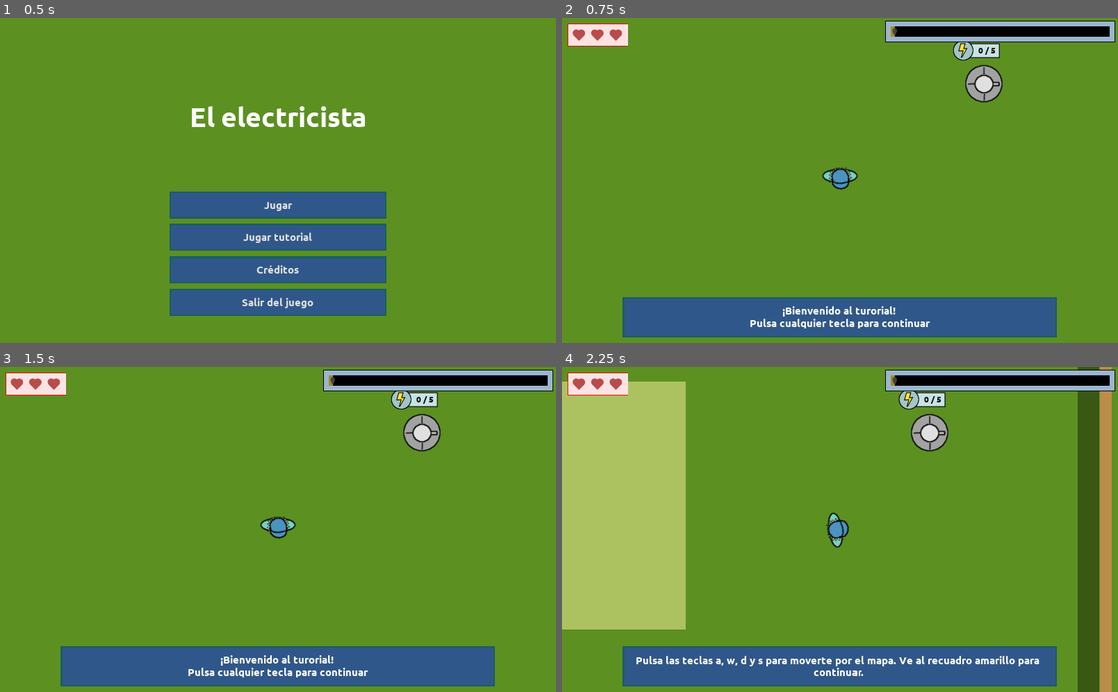
Above: before the commit, frames 1-4 (two rows, left to right).
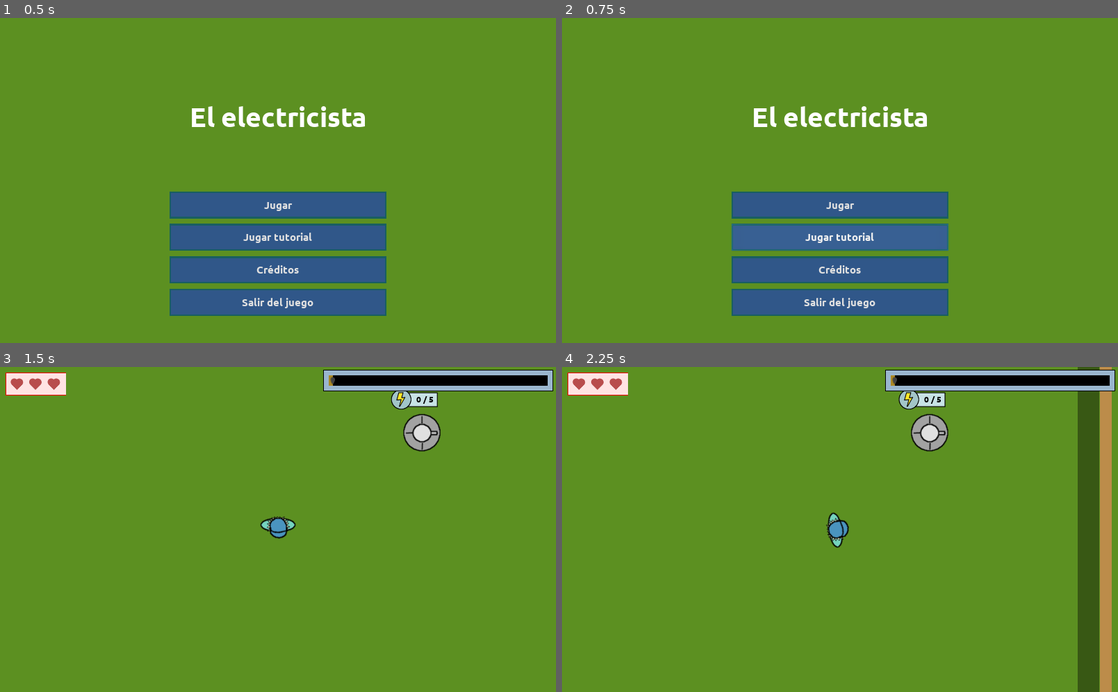
Above: after the commit, the same moments.

Repository: moisesjbc/spain-game-dev-jam-3
Game: Godot game, scene res://menus/main_menu/main_menu.tscn
Two runs of this game, one before a commit and one after it. Both use one fixed random seed, a clock stepped at 60 frames per second and the inputs below. The engine's default icon, where the game draws it, is replaced by a stand-in: a white triangle on a blue panel in a dark square.
Inputs (mouse positions are in pixels of both pictures, inside the frame that each line leads up to):
- Up to frame 1 (0.5 s): no input
- Up to frame 2 (0.75 s): click "Jugar tutorial" at 0.5 s
- Up to frame 3 (1.5 s): click (278, 552) at 1.25 s, where only the run after the commit has a clickable "Jugar"
- Up to frame 4 (2.25 s): tap Enter at 2, 2.1 s; move the mouse to (962, 513) at 2.02 s; hold Right (ui_right) from 2.03 s (still down)

Frame 1 is identical in both runs. In frame 2, 25% of the frame differs, in the area x 1-100%, y 0-99%; in frame 3, 9.7%; in frame 4, 26%, in the area x 0-89%, y 4-99%.

Commit message:
Añade paso de desconexión al tutorial

Diff:
--- a/godot-project/gameplay/connections/connections.gd
+++ b/godot-project/gameplay/connections/connections.gd
@@ -5,6 +5,7 @@
 var _consumers = []
 var player = null
 signal connection_added
+signal connection_removed
 
 
 func add_connection(building_0, building_1):
@@ -81,6 +82,8 @@
 	_remove_node_if_not_connected_to_anything(connection[1])
 
 	_compute_energy()
+
+	emit_signal('connection_removed')
 
 
 func _remove_node_if_not_connected_to_anything(node):
--- a/godot-project/gameplay/tutorial/tutorial.tscn
+++ b/godot-project/gameplay/tutorial/tutorial.tscn
@@ -20,6 +20,7 @@
 [ext_resource path="res://gameplay/tutorial/states/music.gd" type="Script" id=18]
 [ext_resource path="res://gameplay/tutorial/states/playing_music.gd" type="Script" id=19]
 [ext_resource path="res://gameplay/tutorial/end.gd" type="Script" id=20]
+[ext_resource path="res://gameplay/tutorial/states/disconnect.gd" type="Script" id=21]
 
 [sub_resource type="StyleBoxFlat" id=1]
 bg_color = Color( 0.188235, 0.341176, 0.537255, 1 )
@@ -139,6 +140,9 @@
 [node name="most_energy" type="Node" parent="states"]
 script = ExtResource( 17 )
 
+[node name="disconnect" type="Node" parent="states"]
+script = ExtResource( 21 )
+
 [node name="music" type="Node" parent="states"]
 script = ExtResource( 18 )
 
Not shown: 1 places in godot-project/gameplay/tutorial/tutorial.tscn that only renumber resources
